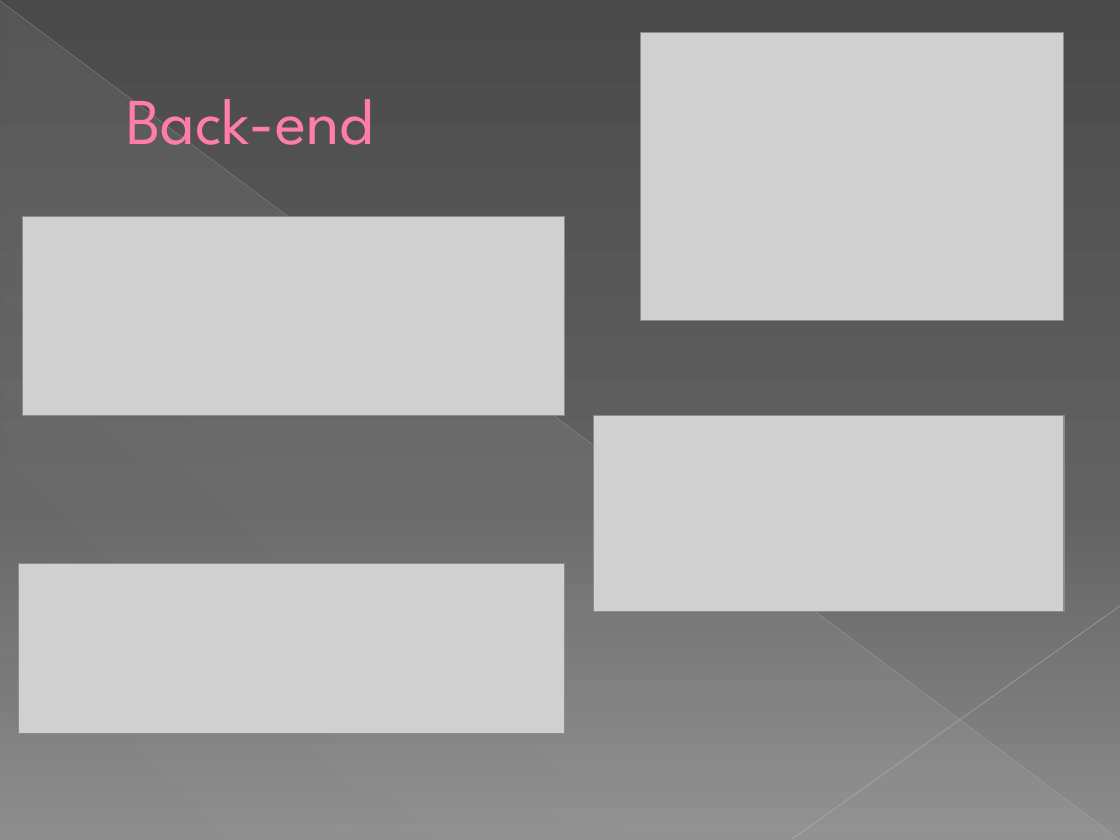
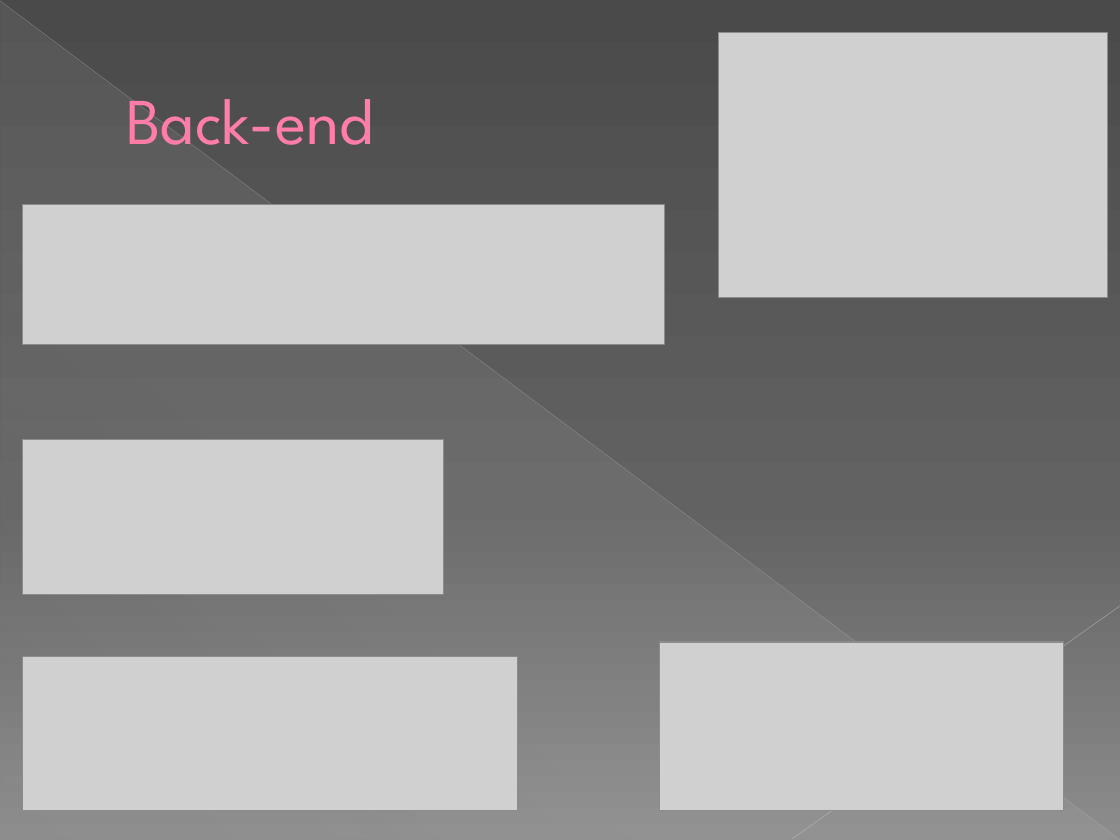
Before and after one commit to bitnovus/nightcrawler, a slide deck: slide 7 of nightcrawlerDemo.pptx. Drawn at 1120x840 pixels with LibreOffice and Linux fonts; fonts in the diff are those of the drawing; grey boxes stand for pictures. Boxes give left, top, right and bottom in pixels: in the first picture for what was removed or moved away, otherwise in the second. Text is boxed around its words. In the diff, an @@ line names an element or a change of style, - is before the commit and + after.

Commit message:
new picture

```diff
--- a/nightcrawlerDemo.pptx
+++ b/nightcrawlerDemo.pptx
@@ picture: place and size @@
-picture at <box>641,32,1064,320</box>
+picture at <box>719,32,1108,297</box>
@@ picture added at <box>22,204,664,344</box> @@
@@ picture: place and size @@
-picture at <box>22,216,564,416</box>
+picture at <box>22,439,444,594</box>
@@ picture: place and size @@
-picture at <box>19,563,566,734</box>
+picture at <box>22,656,517,810</box>
@@ picture: place and size @@
-picture at <box>594,416,1064,612</box>
+picture at <box>660,642,1064,810</box>
```
